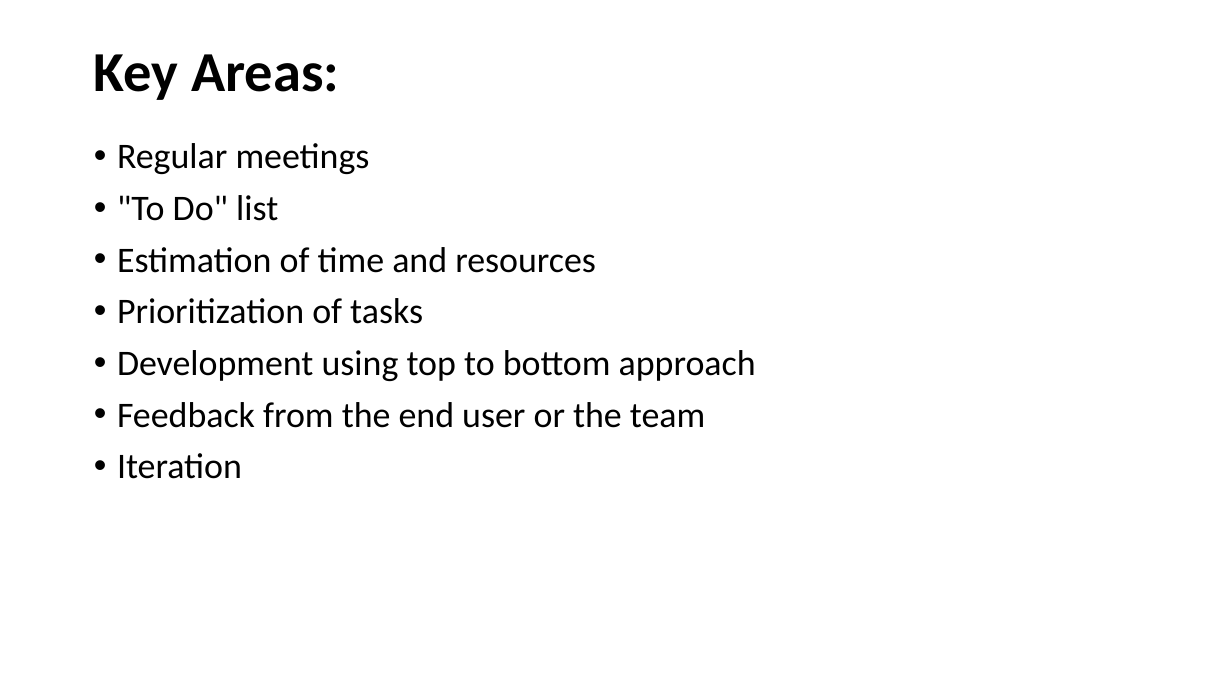
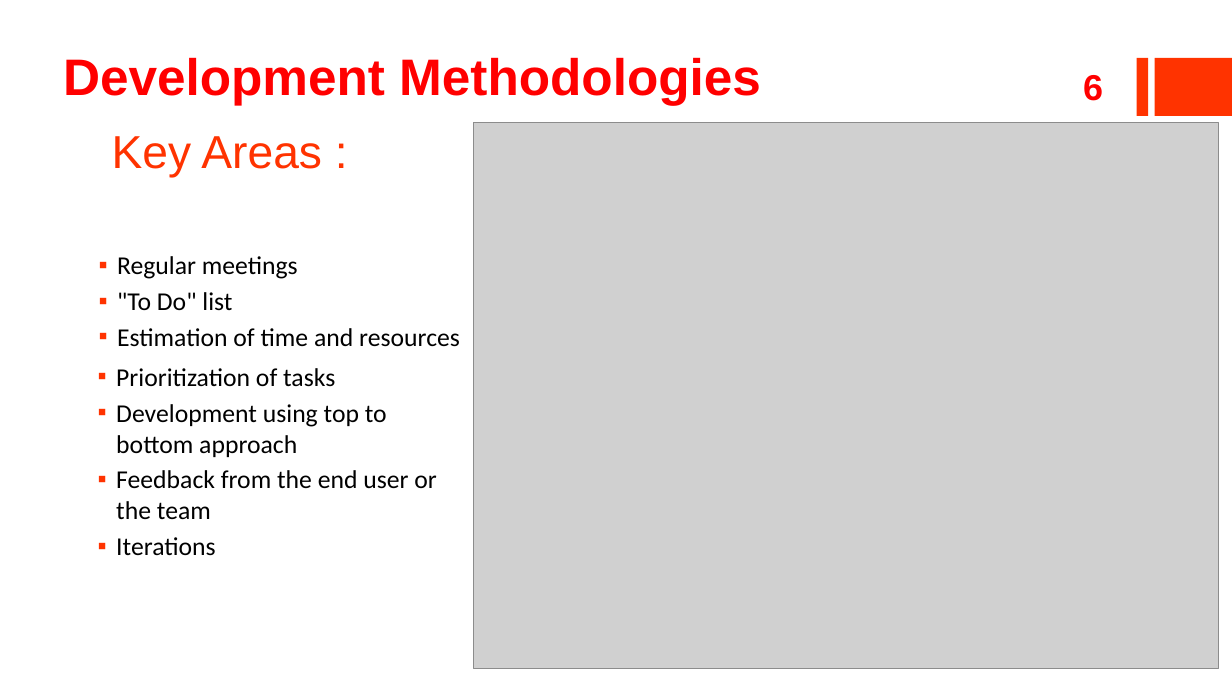
Before and after one commit to ildyria/Arimaa, a slide deck: slide 6 of Docs/Reports/Planning Presentation/V2Planning.pptx (slide 4 before the commit). Drawn at 1232x693 pixels with LibreOffice and Linux fonts; fonts in the diff are those of the drawing; grey boxes stand for pictures. Boxes give left, top, right and bottom in pixels: in the first picture for what was removed or moved away, otherwise in the second. Text is boxed around its words. In the diff, an @@ line names an element or a change of style, - is before the commit and + after.

```diff
--- a/Docs/Reports/Planning Presentation/V2Planning.pptx
+++ b/Docs/Reports/Planning Presentation/V2Planning.pptx
@@ text added at box(63, 57, 761, 105), 40 pt, text #FF0000, bold @@
+Development Methodologies
@@ rectangle added at box(1137, 58, 1149, 116), fill #FF3300 @@
@@ rectangle added at box(1155, 58, 1232, 116), fill #FF3300 @@
@@ text "Key Areas :" at box(112, 136, 322, 177): vertical alignment middle to bottom @@
@@ page number added at box(1083, 75, 1103, 101), 28 pt, text #FF0000, bold @@
+6
@@ text at box(112, 136, 322, 177): text changed; size 44 to 36 pt; font Calibri to Arial; text colour #000000 to #FF3300; bold off @@
-Key Areas:
+Key Areas :
@@ text at box(117, 143, 596, 273): paragraphs removed @@
-• Regular meetings
-• "To Do" list
-• Estimation of time and resources
@@ picture added at box(473, 123, 1218, 668) @@
@@ text added at box(117, 256, 460, 347), 20 pt, text #000000 @@
+▪ Regular meetings
+▪ "To Do" list
+▪ Estimation of time and resources
@@ text "Prioritization of tasks": place and size @@
-text "Prioritization of tasks" at box(117, 143, 756, 479)
+text "Prioritization of tasks" at box(116, 368, 436, 556)
@@ text at box(116, 368, 436, 520): size 28 to 20 pt in "Prioritization of tasks", "Development using top to bottom approach", "Feedback from the end user or the ..."; bullet • to ▪; line spacing 0.9 to 1; less space between paragraphs @@
@@ text at box(116, 537, 216, 556): text changed; size 28 to 20 pt @@
-• Iteration
+▪ Iterations
```
Also in this commit, not shown: 9 other slides changed, 2 slides added, 1 slide removed.
